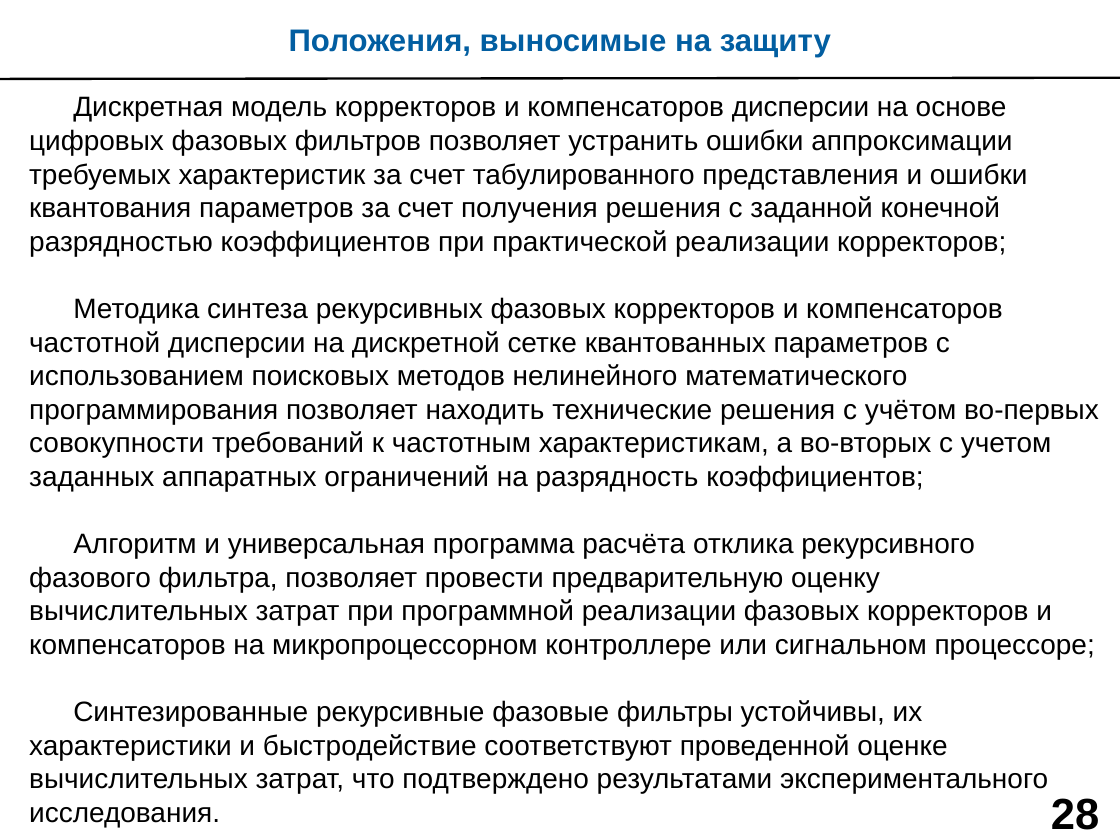
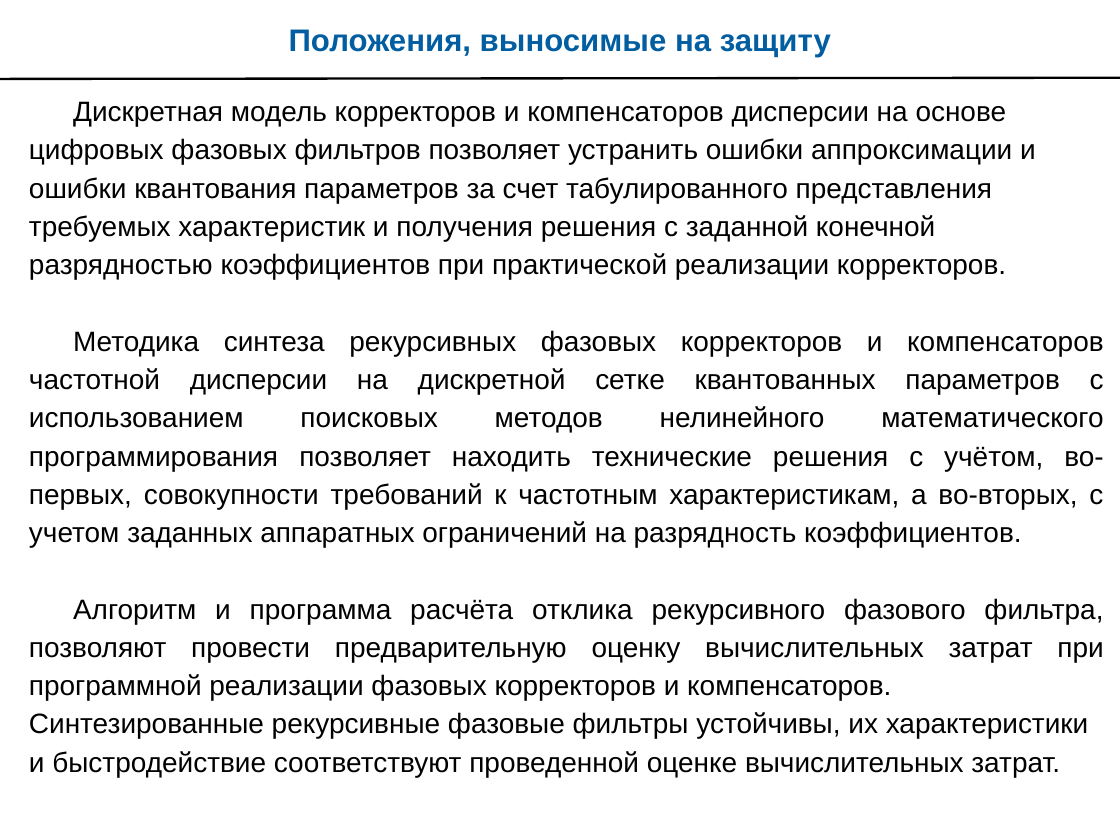
Before and after one commit to kit8nino/disser_ktn, a slide deck: slide 28 of Морозов_дисс_н_презентация.pptx. Drawn at 1120x840 pixels with LibreOffice and Linux fonts; fonts in the diff are those of the drawing. Boxes give left, top, right and bottom in pixels: in the first picture for what was removed or moved away, otherwise in the second. Text is boxed around its words. In the diff, an @@ line names an element or a change of style, - is before the commit and + after.

```diff
--- a/Морозов_дисс_н_презентация.pptx
+++ b/Морозов_дисс_н_презентация.pptx
@@ text at (29, 101, 1104, 777): text changed @@
-Дискретная модель корректоров и компенсаторов дисперсии на основе цифровых фазовых фильтров позволяет устранить ошибки аппроксимации требуемых характеристик за счет табулированного представления и ошибки квантования параметров за счет получения решения с заданной конечной разрядностью коэффициентов при практической реализации корректоров;
-Методика синтеза рекурсивных фазовых корректоров и компенсаторов частотной дисперсии на дискретной сетке квантованных параметров с использованием поисковых методов нелинейного математического программирования позволяет находить технические решения с учётом во-первых совокупности требований к частотным характеристикам, а во-вторых с учетом заданных аппаратных ограничений на разрядность коэффициентов;
-Алгоритм и универсальная программа расчёта отклика рекурсивного фазового фильтра, позволяет провести предварительную оценку вычислительных затрат при программной реализации фазовых корректоров и компенсаторов на микропроцессорном контроллере или сигнальном процессоре;
-Синтезированные рекурсивные фазовые фильтры устойчивы, их характеристики и быстродействие соответствуют проведенной оценке вычислительных затрат, что подтверждено результатами экспериментального исследования.
+Дискретная модель корректоров и компенсаторов дисперсии на основе цифровых фазовых фильтров позволяет устранить ошибки аппроксимации и ошибки квантования параметров за счет табулированного представления требуемых характеристик и получения решения с заданной конечной разрядностью коэффициентов при практической реализации корректоров.
+Методика синтеза рекурсивных фазовых корректоров и компенсаторов частотной дисперсии на дискретной сетке квантованных параметров с использованием поисковых методов нелинейного математического программирования позволяет находить технические решения с учётом, во-первых, совокупности требований к частотным характеристикам, а во-вторых, с учетом заданных аппаратных ограничений на разрядность коэффициентов.
+Алгоритм и программа расчёта отклика рекурсивного фазового фильтра, позволяют провести предварительную оценку вычислительных затрат при программной реализации фазовых корректоров и компенсаторов.
+Синтезированные рекурсивные фазовые фильтры устойчивы, их характеристики и быстродействие соответствуют проведенной оценке вычислительных затрат.
@@ page number removed at (1051, 798, 1099, 830) @@
-28
```
Also in this commit, not shown: 26 other slides changed, 2 other files.
